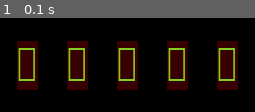
Above: before the commit, frame 1.
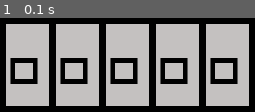
Above: after the commit, the same moment.

Repository: walerij/wordle_pygame
Game: pygame game, started from main.py
Two runs of this game, one before a commit and one after it. Both use one fixed random seed, a clock stepped at 60 frames per second and the inputs below.
Inputs:
- Up to frame 1 (0.1 s): no input

The runs differ from the first frame. In frame 1, 71% of the frame differs, in the area x 2-98%, y 6-94%.

Commit message:
итерация 3. Три пары цветов

Diff:
--- a/main.py
+++ b/main.py
@@ -36,4 +36,8 @@
         sc.blit(s1.text, s1.rect)
         pos += sym_w
     #print(s1.rect.width, s1.rect.height)
+
+    pressed = pygame.key.get_pressed()
+
+
     pygame.display.update()
--- a/sym.py
+++ b/sym.py
@@ -1,11 +1,16 @@
 import pygame
 class Sym(pygame.sprite.Sprite):
     def __init__(self, text,x,y):
-        self.textcolor =(130, 207, 29)
-        self.bgcolor = (56,0,0)
-        self.font = pygame.font.Font(None, 72)
+        self.default_color = ((0,0,0),(196, 193, 192))
+        self.correct_color = ((0,0,0),(45, 179, 39))
+        self.wrong_color = ((0,0,0),(166, 28, 28))
+        self.textcolor =self.default_color[0]
+        self.bgcolor = self.default_color[1]
+        self.font = pygame.font.SysFont("courier", 72)
         self.text = self.font.render(text, True,  self.textcolor, self.bgcolor)
         self.rect = self.text.get_rect(center=(x, y))
 
     def update(self, *args):
+        self.textcolor =self.correct_color[0]
+        self.bgcolor = self.correct_color[1]
         self.text = self.font.render(self.text, True, self.textcolor, self.bgcolor)
Not shown, changed: README.md
